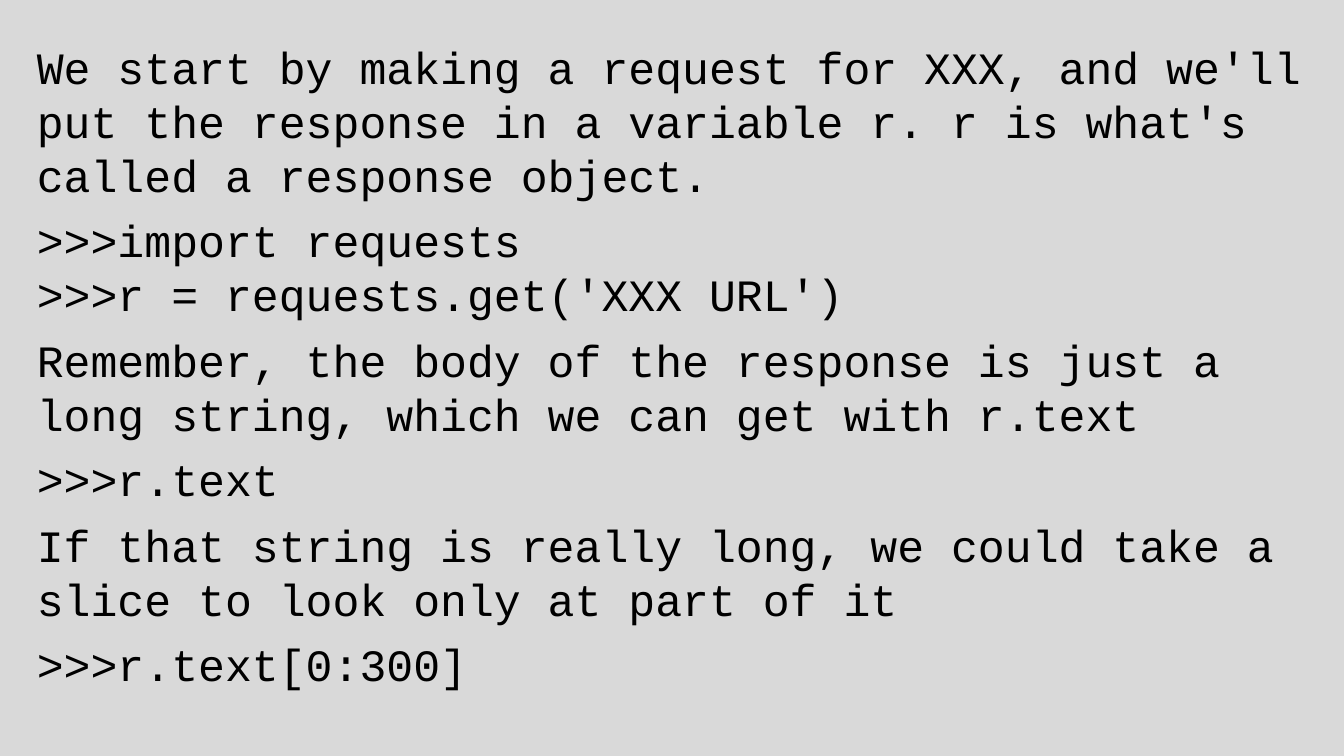
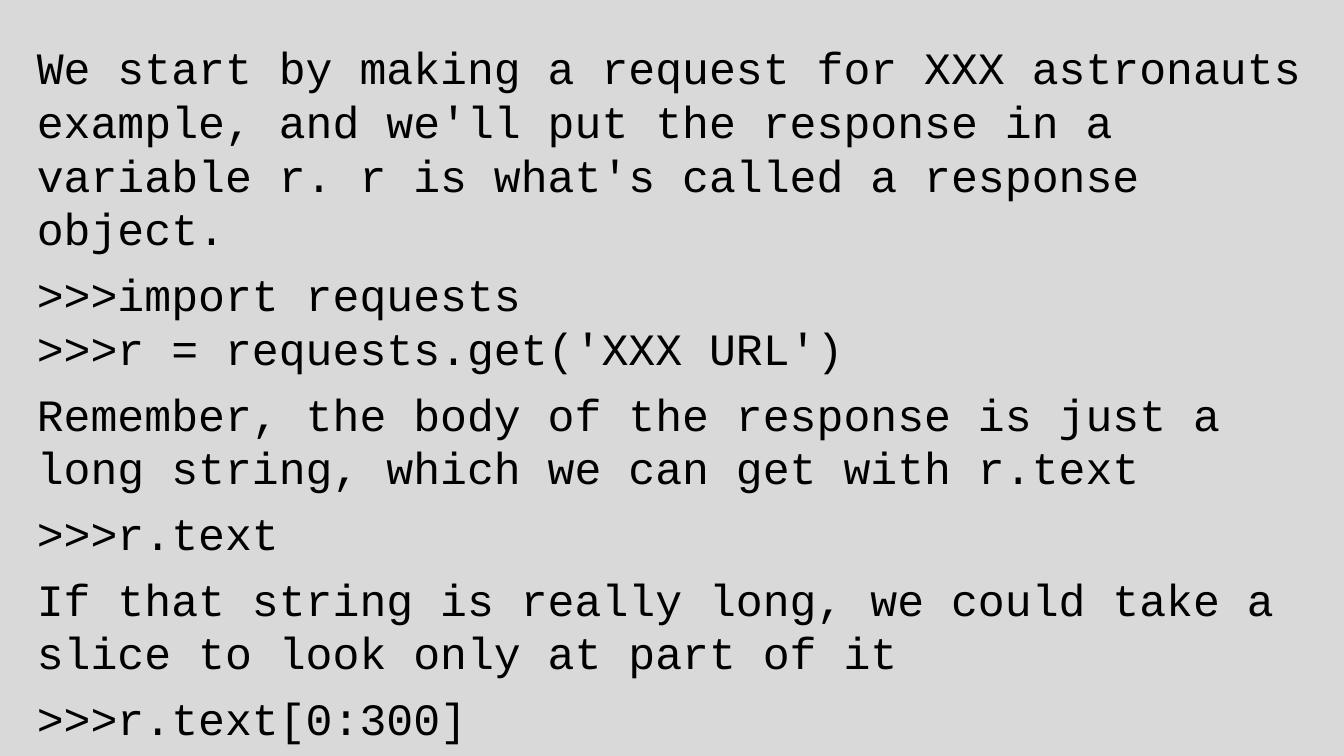
Before and after one commit to grimmelm/ctech404, a slide deck: slide 58 of ctech404/CTECH404_Combined_Slidedeck.pptx (slide 59 before the commit). Drawn at 1344x756 pixels with LibreOffice and Linux fonts; fonts in the diff are those of the drawing. Boxes give left, top, right and bottom in pixels: in the first picture for what was removed or moved away, otherwise in the second. Text is boxed around its words. In the diff, an @@ line names an element or a change of style, - is before the commit and + after.

```diff
--- a/ctech404/CTECH404_Combined_Slidedeck.pptx
+++ b/ctech404/CTECH404_Combined_Slidedeck.pptx
@@ text at [37,52,1301,255]: text changed @@
-We start by making a request for XXX, and we'll put the response in a variable r. r is what's called a response object.
+We start by making a request for XXX astronauts example, and we'll put the response in a variable r. r is what's called a response object.
```
Also in this commit, not shown: 23 other slides changed, 1 slide added, 2 slides removed.
